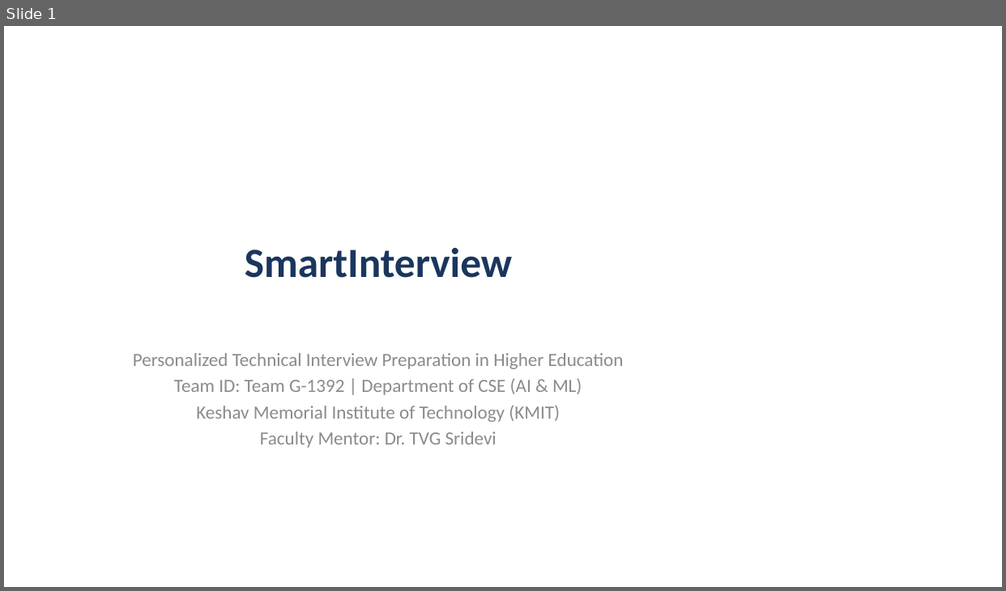
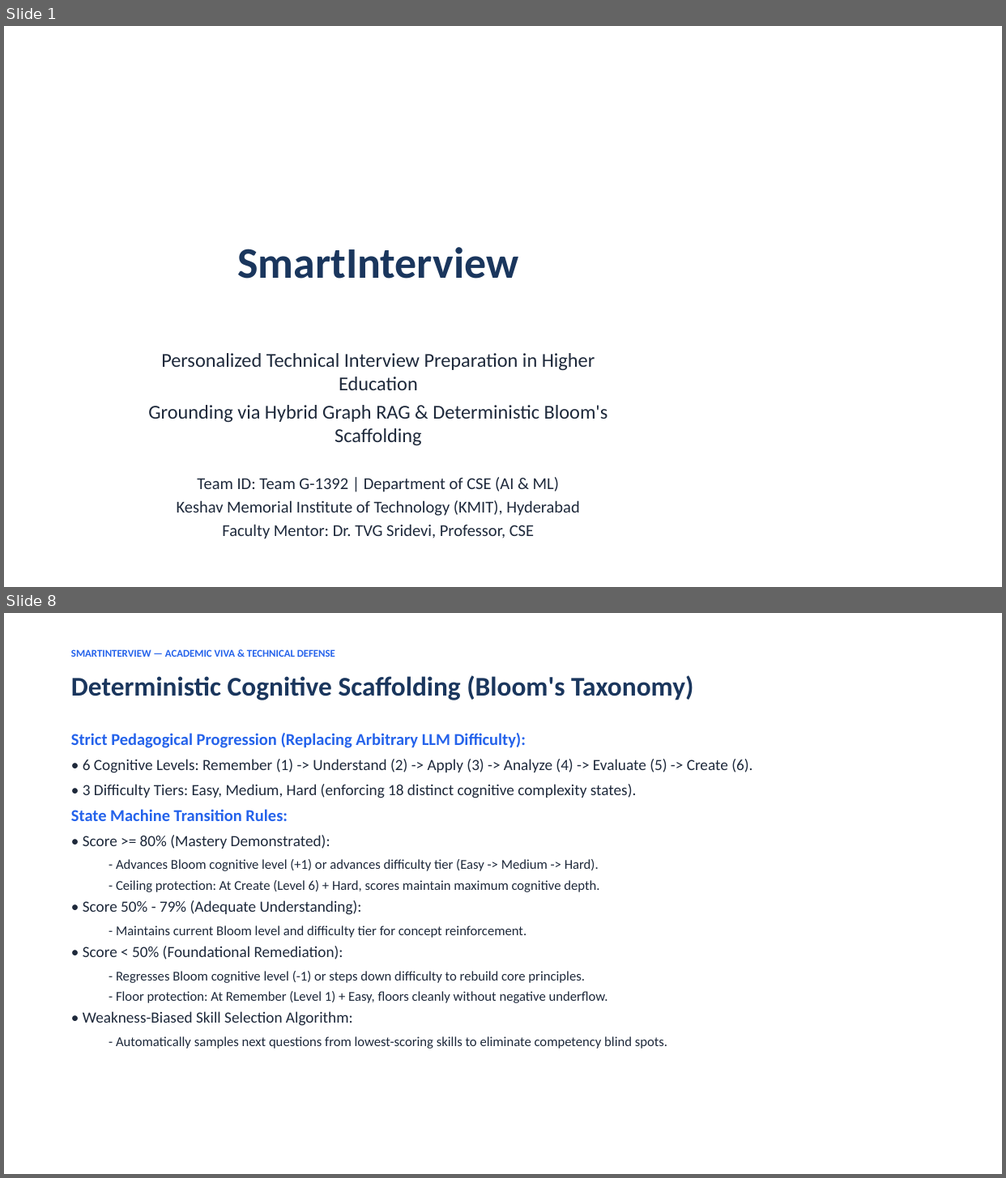
Before and after one commit to Ranith11/SmartInterview-team-main, a slide deck: SmartInterview_Deliverables/04_Presentation_and_Defense/SmartInterview_Project_Presentation.pptx. Shown one above the other, each under a label of ours: slide 1 before the commit, slides 1 and 8 after it; the slides between them are not shown. The pictures are 1006x591 and 1006x1178 pixels, drawn with LibreOffice and Linux fonts; fonts in the diff are those of the drawing. Boxes give left, top, right and bottom in pixels: in the first picture for what was removed or moved away, otherwise in the second. Text is boxed around its words. In the diff, an @@ line names an element or a change of style, - is before the commit and + after.

Commit message:
docs: complete synchronization of SRS, PPT, Research Paper, Master Encyclopedia, and deliverables with embedded diagrams, screenshots, and 355-test matrix

```diff
--- a/SmartInterview_Deliverables/04_Presentation_and_Defense/SmartInterview_Project_Presentation.pptx
+++ b/SmartInterview_Deliverables/04_Presentation_and_Defense/SmartInterview_Project_Presentation.pptx
@@ slide 8 added at <box>4,613,1002,1174</box>, background #FFFFFF @@
@@ text added at <box>71,649,335,657</box>, 10 pt, text #2563EB, bold @@
+SMARTINTERVIEW — ACADEMIC VIVA & TECHNICAL DEFENSE
@@ text added at <box>71,675,693,700</box>, 26 pt, text #1A365D, bold @@
+Deterministic Cognitive Scaffolding (Bloom's Taxonomy)
@@ text added at <box>71,733,752,1049</box>, 13 pt, text #1E293B @@
+Strict Pedagogical Progression (Replacing Arbitrary LLM Difficulty):
+• 6 Cognitive Levels: Remember (1) -> Understand (2) -> Apply (3) -> Analyze (4) -> Evaluate (5) -> Create (6).
+• 3 Difficulty Tiers: Easy, Medium, Hard (enforcing 18 distinct cognitive complexity states).
+State Machine Transition Rules:
+• Score >= 80% (Mastery Demonstrated):
+  - Advances Bloom cognitive level (+1) or advances difficulty tier (Easy -> Medium -> Hard).
+  - Ceiling protection: At Create (Level 6) + Hard, scores maintain maximum cognitive depth.
+• Score 50% - 79% (Adequate Understanding):
+  - Maintains current Bloom level and difficulty tier for concept reinforcement.
+• Score < 50% (Foundational Remediation):
+  - Regresses Bloom cognitive level (-1) or steps down difficulty to rebuild core principles.
+  - Floor protection: At Remember (Level 1) + Easy, floors cleanly without negative underflow.
+• Weakness-Biased Skill Selection Algorithm:
+  - Automatically samples next questions from lowest-scoring skills to eliminate competency blind spots.
@@ slide 1 changed as well @@
@@ title "SmartInterview" at <box>237,247,518,279</box>: size 40 to 42 pt @@
@@ subtitle at <box>161,353,595,493</box>: size 18 to 19 pt in "Personalized Technical Interview Preparation in Higher Educa ..."; text colour #8C8C8C to #1E293B in "Personalized Technical Interview Preparation in Higher Educa ...", "Team ID: Team G-1392 | Department of ..."; size 18 to 16 pt in "Team ID: Team G-1392 | Department of ..." @@
@@ subtitle at <box>148,405,608,446</box>: paragraph added @@
+Grounding via Hybrid Graph RAG & Deterministic Bloom's Scaffolding
@@ subtitle at <box>177,501,580,540</box>: text changed; size 18 to 16 pt; text colour #8C8C8C to #1E293B @@
-Keshav Memorial Institute of Technology (KMIT)
-Faculty Mentor: Dr. TVG Sridevi
+Keshav Memorial Institute of Technology (KMIT), Hyderabad
+Faculty Mentor: Dr. TVG Sridevi, Professor, CSE
```
Also in this commit, not shown: 1 other slide changed, 11 other slides added, 9 slides removed, 26 other files.
